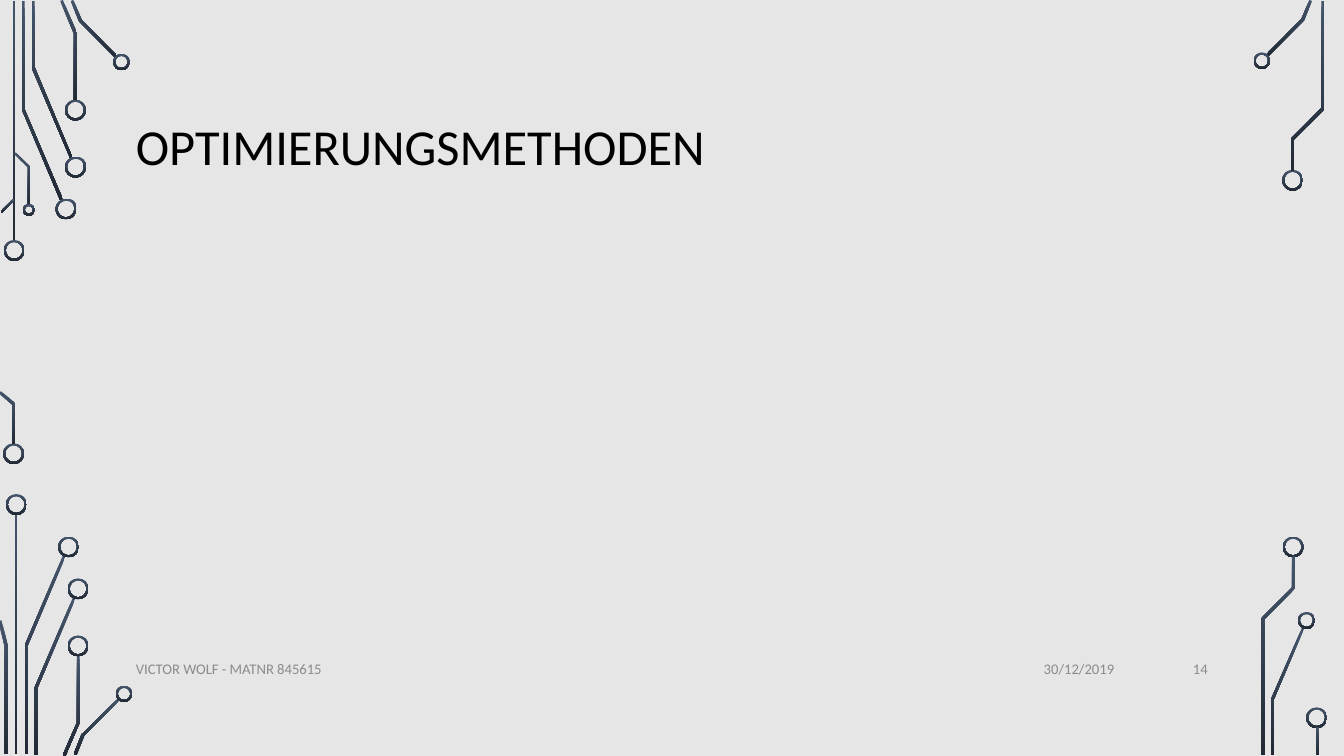
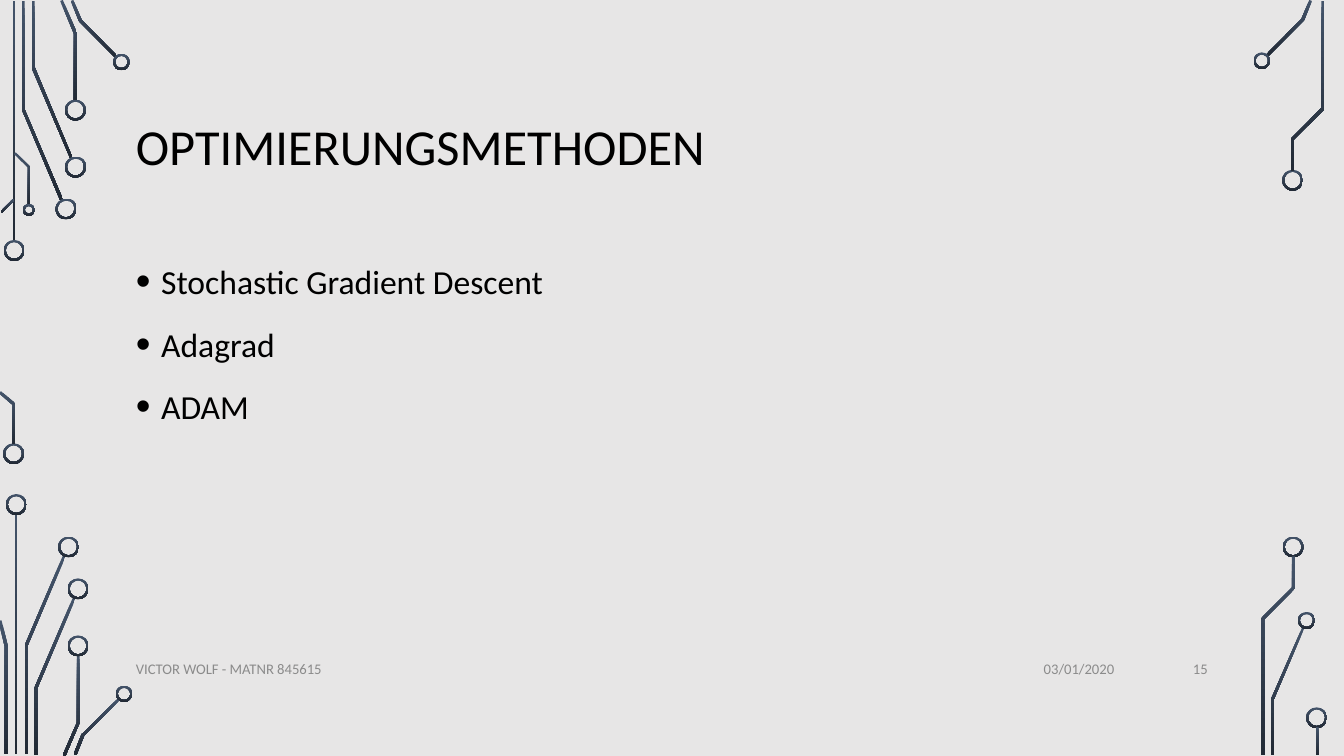
Before and after one commit to VictorW96/STI-Optimization-of-NNs, a slide deck: slide 15 of docs/presentation/STIPresentation.pptx (slide 14 before the commit). Drawn at 1344x756 pixels with LibreOffice and Linux fonts; fonts in the diff are those of the drawing; background and template pictures are left out. Boxes give left, top, right and bottom in pixels: in the first picture for what was removed or moved away, otherwise in the second. Text is boxed around its words. In the diff, an @@ line names an element or a change of style, - is before the commit and + after.

```diff
--- a/docs/presentation/STIPresentation.pptx
+++ b/docs/presentation/STIPresentation.pptx
@@ text added at <box>161,270,543,419</box>, 24 pt, text #000000 @@
+• Stochastic Gradient Descent
+• Adagrad
+• ADAM
@@ text at <box>1044,664,1114,675</box>: text changed @@
-30/12/2019
+03/01/2020
@@ page number at <box>1193,665,1208,674</box>: text changed @@
-14
+15
```
Also in this commit, not shown: 13 other slides changed, 15 slides added.
